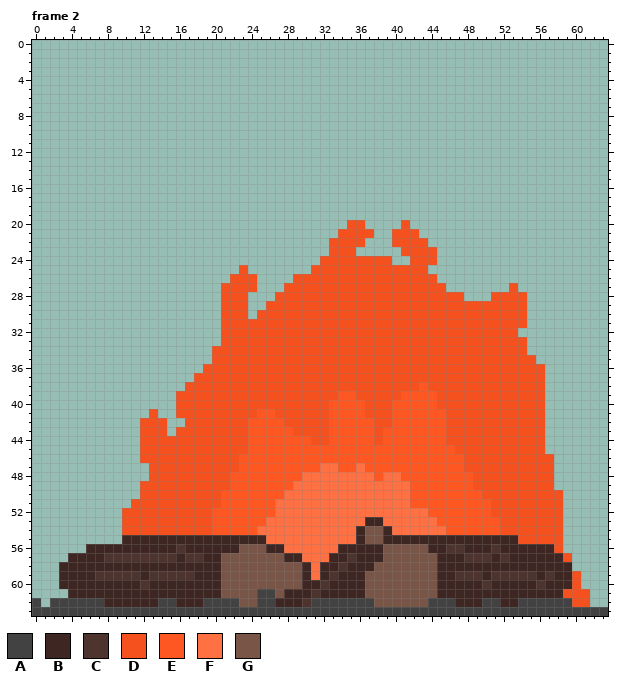
A pixel-art file gets an edit: Sprite Source Files/Objects/Karadsheh_Animate_Fire_Pit.ase. The picture above was drawn from the file before the commit.
64x64 pixels, 20 frames. Shown: frame 2. The commit also changed other frames, which this record leaves out.
Visible layers, top first: "Layer 4", "Layer 3", "Layer 2", "Layer 1".
Palette (. is transparent): A #424242  B #3e2723  C #4e342e  D #f4511e  E #ff5722  F #ff7043  G #795548
Pixels before, frame 2 (only the part around the change), first column x 0:
49 ............DDDDDDDDDDEEEEEEEFFFFFFFFFFFFFEEEEEEEDDDDDDDDD......
50 ............DDDDDDDDDEEEEEEEFFFFFFFFFFFFFFEEEEEEEEDDDDDDDDD.....
51 ...........DDDDDDDDDDEEEEEEFFFFFFFFFFFFFFFEEEEEEEEEDDDDDDDD.....
52 ..........DDDDDDDDDDEEEEEEEFFFFFFFFFFFFFFFFFEEEEEEEDDDDDDDD.....
53 ..........DDDDDDDDDDEEEEEEFFFFFFFFFFFBBFFFFFFEEEEEEEDDDDDDD.....
54 ..........DDDDDDDDDDEEEEEFFFFFFFFFFFBGGBFFFFFFEEEEEEDDDDDDD.....
55 ..........BBBBBBBBBBBBBBBBFFFFFFFFFFBGGBBBBBBBBBBBBBBBDDDDD.....
56 ......BBBBBBBBBBCBBBBBBGGGBBFFFFFFBBBBBGGGGGBBCCBBBCBBBBBBD.....
57 ....BBBBCCCCCCCCBCCBBGGGGGGGBBFFFBBCBBBGGGGGGBBBCCCBCBBBBBBD....
58 ...BBBBBBBBBBBBBBBBBBGGGGGGGGGBFBBCBBBGGGGGGGBBBBBBBBBBBBBBB....
59 ...BBBBCCCCCBCCCCCBBBGGGGGGGGGBFBCBBBGGGGGGGGBBCCCBCCCCCBCBBD...
60 ...BBBBBBBBBCBBBBBBBBGGGGGGGGGBBCBBBBGGGGGGGGBBBBBCBBBBBCBBBD...
61 ....BBBBBBBBBBBBBBBBBGGGGAAGBBBCBBBBBGGGGGGGGBBBBBBBBBBBBBBDDD..
62 A.AAAAAABBBBBBAABBBAAAAGGAABBBCAAAAAAAGGGGGGAAABBBAABBAAAAAADD..
63 AAAAAAAAAAAAAAAAAAAAAAAAAAAAAAAAAAAAAAAAAAAAAAAAAAAAAAAAAAAAAAAA
After the commit:
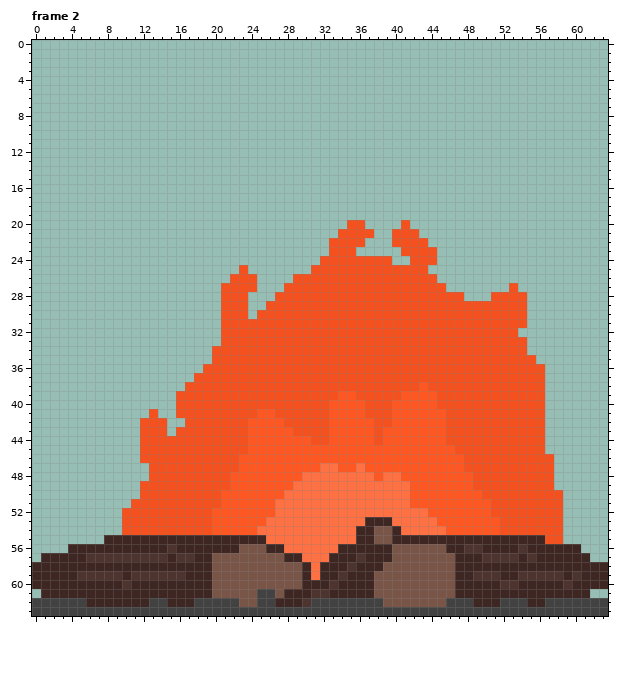
The exact change:
Frame 2, layer "Layer 4":
y 53: x 39 F -> B
y 54: x 37 G -> B; x 39..40 BF -> GB
y 55: x 8..9 .. -> BB; x 37 G -> B; x 39 B -> G; x 54..56 DDD -> BBB
y 56: x 4..5 .. -> BB; x 15..16 BC -> CB; x 39 G -> B; x 44..49 BBCCBB -> GGBBCC; x 51 C -> B; x 54 B -> C; x 58..60 D.. -> BBB
y 57: x 1..3 ... -> BBB; x 6..7 BB -> CC; x 15..16 CB -> BC; x 18 C -> B; x 20 B -> G; x 35..36 CB -> BC; x 39 G -> B; x 45..46 BB -> GG; x 48..49 CC -> BB; x 51 B -> C; x 53 B -> C; x 55 B -> C; x 59..61 D.. -> BBB
y 58: x 0..2 ... -> BBB; x 20 B -> G; x 34..35 CB -> BC; x 38 G -> B; x 45..46 BB -> GG; x 60..63 .... -> BBBB
y 59: x 0..2 ... -> BBB; x 5..6 BB -> CC; x 10 C -> B; x 12 B -> C; x 17 C -> B; x 20 B -> G; x 33..34 CB -> BC; x 37 G -> B; x 45..48 BBCC -> GGBB; x 50 B -> C; x 52..53 CC -> BB; x 56 B -> C; x 58 B -> C; x 60..63 D... -> CBBB
y 60: x 0..2 ... -> BBB; x 10 B -> C; x 12 C -> B; x 20 B -> G; x 32..33 CB -> BC; x 37 G -> B; x 45..46 BB -> GG; x 50 C -> B; x 52..53 BB -> CC; x 56 C -> B; x 59..63 BD... -> CBBBB
y 61: x 1..3 ... -> BBB; x 20 B -> G; x 32 B -> C; x 37 G -> B; x 45..46 BB -> GG; x 59..61 DDD -> BBB
y 62: x 1 . -> A; x 6..7 AA -> BB; x 13 B -> A; x 15 A -> B; x 18 B -> A; x 38 G -> A; x 44..45 AA -> GG; x 47..48 BB -> AA; x 50..53 AABB -> BBAA; x 55..56 AA -> BB; x 60..63 DD.. -> AAAA
Boxes around the changes in both pictures, in picture pixels (x1, y1, x2, y2):
changed: (320, 517, 608, 607)
changed: (32, 535, 221, 607)
